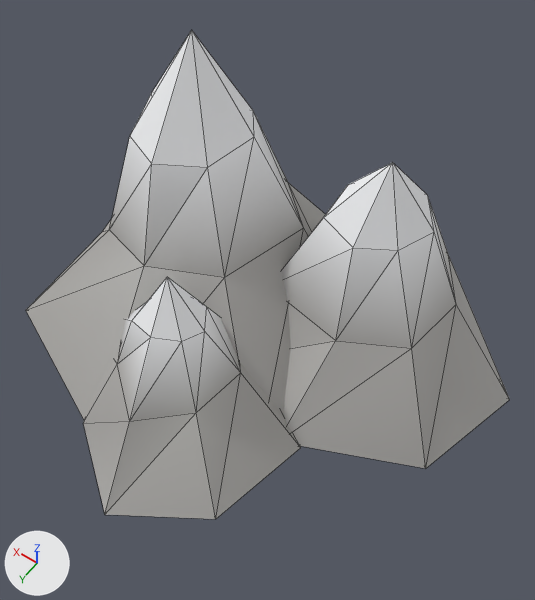
Before and after pictures for a commit that changed the glTF model public/assets/3d/props/mountain-2.glb.
Rendered twice from a 50 mm camera at (-1.18, 1.66, 2.81) aimed at (-0.15, 0.22, 0.54). Arrows for +X, +Y and +Z are at lower left; the lights stay in place. The first picture is the older version. Mesh edges are drawn as thin lines. Vertices at exactly the same position are counted once.

The first picture shows 'mountain-2'.
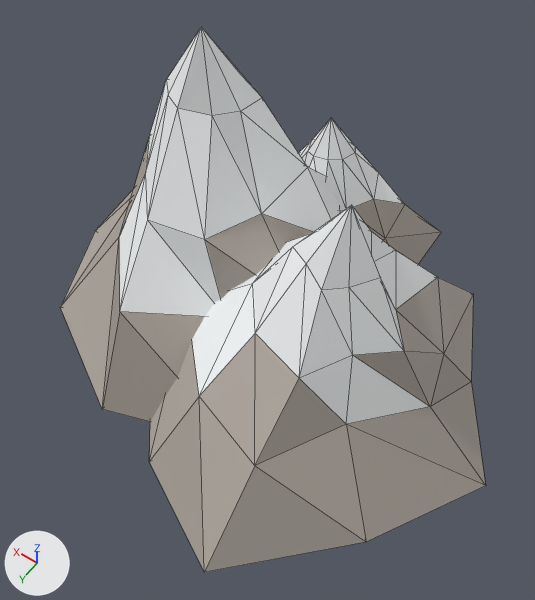
Location of each change, (x1, y1, x2, y2) in pixels of the pictures (535 x 600 px):
'mountain-2', reshaped (12% narrower, 11% taller): before (26, 30, 510, 519); after (60, 27, 486, 572)
part 1 of me_mountain_2, rebuilt: before (283, 163, 510, 468); after (149, 205, 486, 572)
part 2 of me_mountain_2, rebuilt: before (26, 30, 325, 419); after (60, 27, 340, 422)
part 3 of me_mountain_2, added: after (299, 118, 441, 264)
part 4 of me_mountain_2, deleted: before (83, 277, 301, 519)

The change, as a list of edits to the scene's bpy script:
```text
Change me_mountain_2:
    used by ob_mountain_2; location = (0.0, 0.0, 0.0)
    remove me_mountain_2.from_pydata(...)  # 69 vertices, 126 faces; spans x -1.08..1.06, y -0.71..1.11, z 0.0..1.45
    add me_mountain_2.from_pydata(...)  # 114 vertices, 216 faces; spans x -1.17..1.09, y -1.09..1.06, z 0.0..1.45
    me_mountain_2 part 1: the loose piece of 23 vertices spanning x -1.08..0.21, y -0.71..0.46, z 0.0..1.15 is rebuilt with 38 vertices and now spans x -1.17..0.48, y -0.74..1.06, z 0.0..1.15
    me_mountain_2 part 2: the loose piece of 23 vertices spanning x -0.51..1.06, y -0.7..0.9, z 0.0..1.45 is rebuilt with 38 vertices and now spans x -0.55..1.09, y -0.81..0.77, z 0.0..1.45
    me_mountain_2 part 3: a new loose piece of 38 vertices spanning x -0.39..0.65, y -1.09..-0.07, z 0.0..0.85, in mat_mountain_rock_2
    me_mountain_2 part 4
    23 vertices are removed from x -0.47..0.55, y 0.02..1.11, z 0.0..0.85
    42 faces are deleted
```
